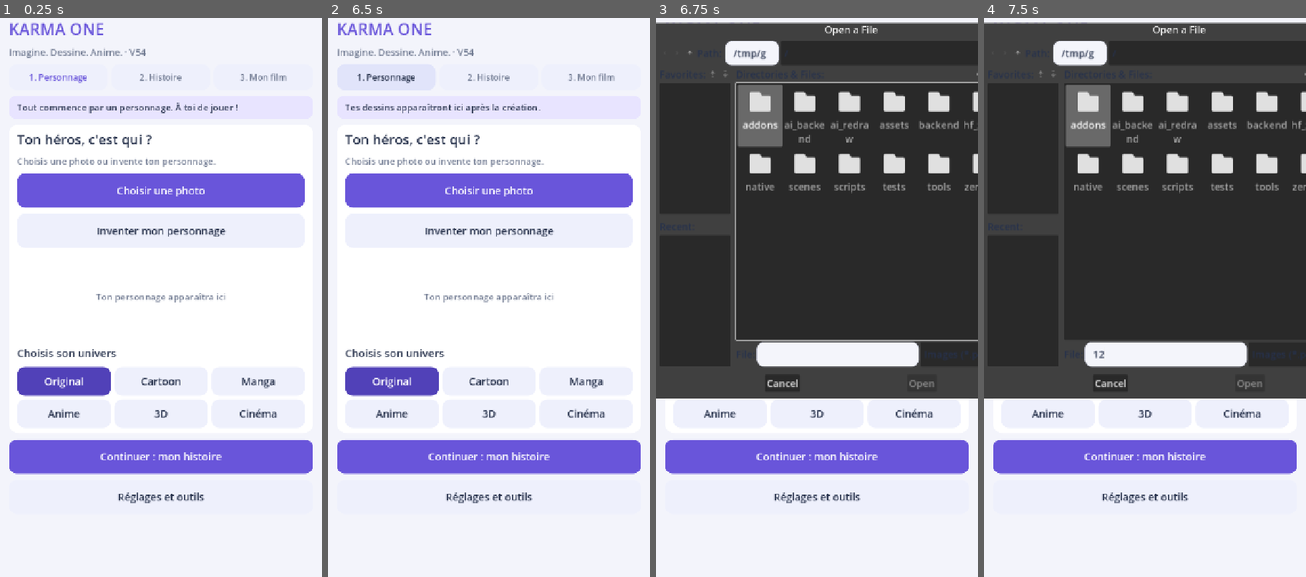
Above: before the commit, frames 1-4 (left to right).
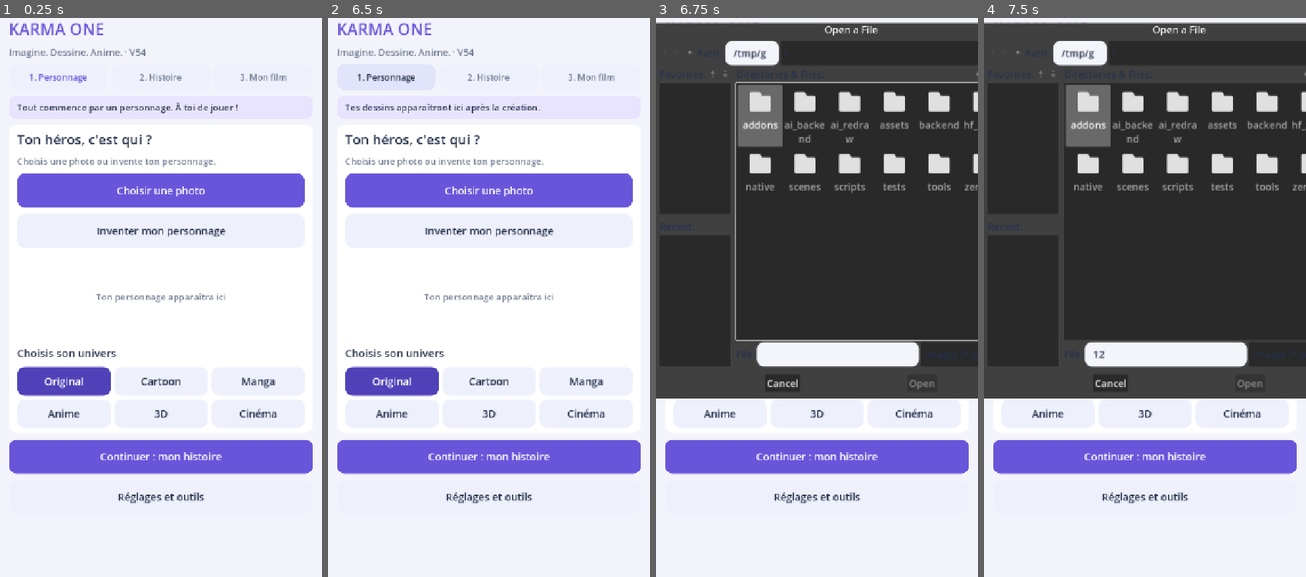
Above: after the commit, the same moments.

Repository: ericjamesempere-stack/MobileI2V-Xiaomi-
Game: Godot game, scene res://scenes/main.tscn
Same seed, same stepped clock (60 frames per second), same inputs: the game is played once before the commit and once after it.
Inputs (mouse positions are in pixels of both pictures, inside the frame that each line leads up to):
- Up to frame 1 (0.25 s): no input
- Up to frame 2 (6.5 s): click "1. Personnage" at 0.5 s; click "2. Histoire" at 1.25 s; click (489, 230) at 2.02 s; type "Alex" at 2.1 s; click "3. Mon film" at 2.75 s; click "Agrandir et vérifier les dess…" at 3.5 s; click "Voir défiler mes dessins" at 4.25 s; click "Partager ma vidéo" at 5 s; click "1. Personnage" at 5.75 s
- Up to frame 3 (6.75 s): click "Choisir une photo" at 6.5 s
- Up to frame 4 (7.5 s): click (1167, 353) at 7.27 s; type "12" at 7.35 s

Frames 1-2 are identical in both runs. In frame 3, 0.1% of the frame differs, in the area x 49-99%, y 13-62%; in frame 4, 0.1%, in the area x 49-99%, y 13-63%.

Commit message:
V54: route custom style text to both image and storyboard generation

Diff:
--- a/scripts/storyboard.gd
+++ b/scripts/storyboard.gd
@@ -8,6 +8,7 @@
 var skeleton_preview: TextureRect
 var character_description: TextEdit
 var drawing_style: OptionButton
+var custom_style_input: LineEdit
 var ai_drawings_count: SpinBox
 var ai_endpoint: LineEdit
 var ai_token_input: LineEdit
@@ -1886,6 +1887,8 @@
 
 
 func _selected_drawing_style() -> String:
+    if custom_style_input != null and not custom_style_input.text.strip_edges().is_empty():
+        return custom_style_input.text.strip_edges().substr(0, 160)
     return ["original", "cartoon", "manga", "anime", "3d", "cinema"][drawing_style.selected]
 
 func _create_remote_reference() -> void:
